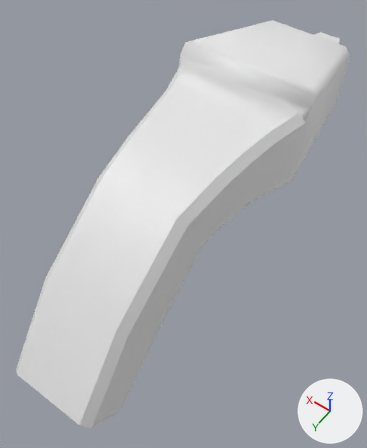
A saved change to the OBJ model src/main/resources/assets/mo/models/item/phaser.obj.
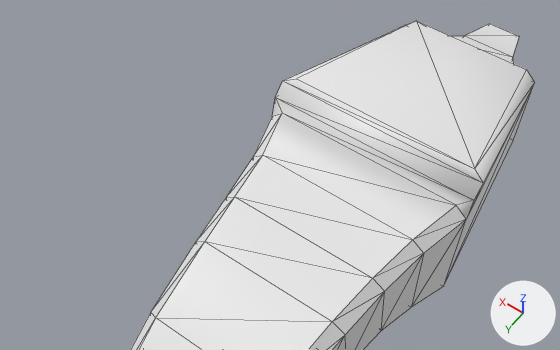
Old and new are each drawn whole from a 50 mm lens placed at (-2.26, 3.93, 4.2), pointed at (0.02, 0.75, -0.81) and again close up from a 50 mm lens placed at (-1.61, 3.03, 5.07), pointed at (0.66, -0.16, 0.06). Arrows for +X, +Y and +Z are at lower right; the lights stay in place. The close-ups show mesh edges as thin lines. Where no turn or scale is listed for an object, it has been applied to the vertices.

Script lines for the objects in view, before the commit:
```python
me_phaser = bpy.data.meshes.new('phaser')
me_phaser.from_pydata(...)  # 66 vertices, 128 faces; spans x -0.85..0.85, y -3.06..3.25, z -1.71..0.83
# before: 17 (0.76, -0.51, 0.83) at pixel (296, 78), 18 (-0.75, -0.51, 0.83) at pixel (474, 168), 56 (-0.75, -0.32, 0.61) at pixel (456, 205), 57 (0.76, -0.32, 0.61) at pixel (282, 113)
ob_phaser = bpy.data.objects.new('phaser', me_phaser)
ob_phaser.location = (0.0, 0.0, 0.0)
```
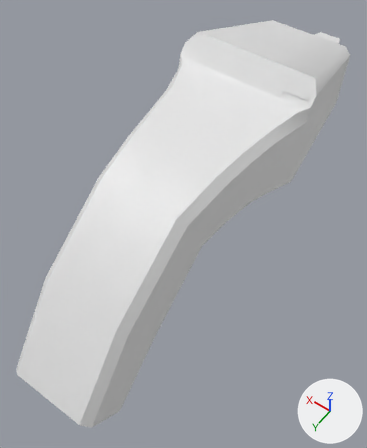
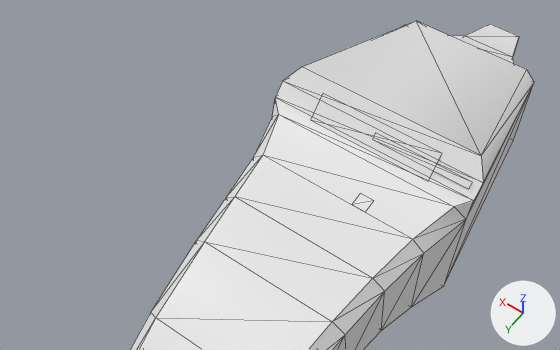
The newer file is also rescaled (x0.0892) as a whole; pictures and numbers use the older file's frame.

Pixel boxes (x1, y1, x2, y2) of what changed, in the close-ups (560 x 350 px):
part 1 of me_phaser, built on
    both: (253, 21, 534, 239)

The change, as a diff of the scene's bpy script:
```diff
--- a/src/main/resources/assets/mo/models/item/phaser.obj.py
+++ b/src/main/resources/assets/mo/models/item/phaser.obj.py
@@ me_phaser @@
 me_phaser.from_pydata(...)  # 66 vertices, 128 faces; spans x -0.85..0.85, y -3.06..3.25, z -1.71..0.83
 # used by ob_phaser; location = (0.0, 0.0, 0.0)
 # verts and faces of me_phaser; kept vertices keep their numbers, new ones are numbered from 66
+# me_phaser part 1
+verts[18] = (-0.75, -0.57, 0.9)  # moved, pixel (481, 155)
+verts[17] = (0.76, -0.57, 0.9)  # moved, pixel (301, 66)
+verts[57] = (0.76, -0.27, 0.64)  # moved, pixel (278, 114)
+verts[56] = (-0.75, -0.27, 0.64)  # moved, pixel (454, 206)
+verts[66] = (-0.2, -0.79, 0.0)
+verts[67] = (0.2, -0.79, 0.0)
+verts[68] = (0.0, -0.79, -0.2)
+verts[69] = (0.0, -0.79, 0.2)
+for new, old in zip([*range(70, 74)], [*range(66, 70)]): verts[new] = verts[old] + (0.0, 0.79, 0.0)
+verts[74] = (-0.5, -0.49, 0.83)  # pixel (441, 153)
+verts[75] = (0.5, -0.49, 0.83)  # pixel (322, 93)
+verts[76] = (-0.5, -0.33, 0.68)  # pixel (427, 181)
+verts[77] = (0.5, -0.33, 0.68)  # pixel (310, 120)
+verts[78] = (-0.78, -0.43, 0.78)  # pixel (472, 182)
+verts[79] = (0.0, -0.43, 0.78)  # pixel (375, 132)
+verts[80] = (-0.78, -0.39, 0.74)  # pixel (468, 189)
+verts[81] = (0.0, -0.39, 0.74)  # pixel (372, 139)
+verts[82] = (-0.26, -0.01, 0.61)  # pixel (373, 200)
+verts[83] = (-0.15, -0.01, 0.61)  # pixel (360, 193)
+verts[84] = (-0.26, 0.1, 0.59)  # pixel (365, 212)
+verts[85] = (-0.15, 0.1, 0.59)  # pixel (351, 204)
+faces += [(66, 67, 71), (66, 71, 70), (68, 69, 73), (68, 73, 72), (74, 77, 76), (74, 75, 77)]
+faces += [(78, 81, 80), (78, 79, 81), (82, 85, 84), (82, 83, 85)]
```
